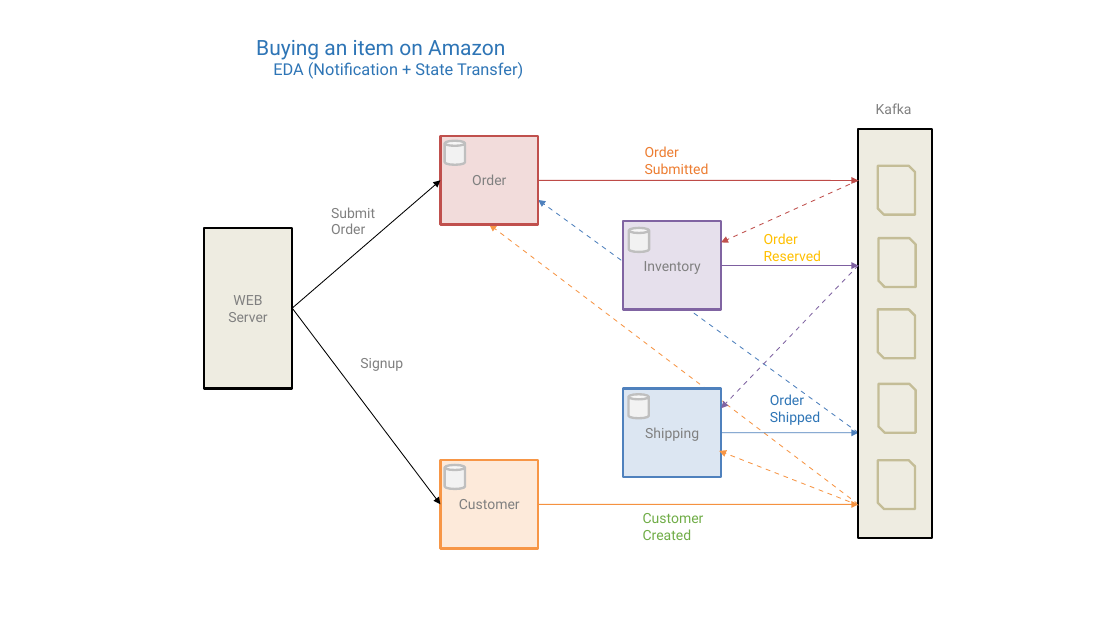
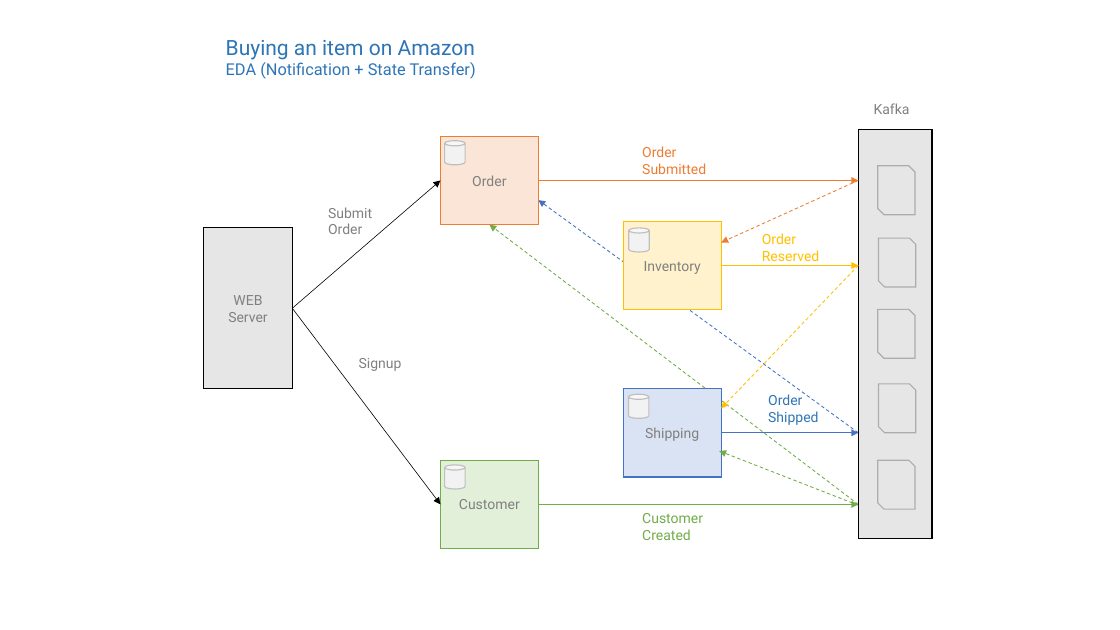
Before and after one commit to michaellif/event-driven-microservices-example, a slide deck: slide 15 of MicroservicesTraining.pptx. Drawn at 1120x630 pixels with LibreOffice and Linux fonts; fonts in the diff are those of the drawing. Boxes give left, top, right and bottom in pixels: in the first picture for what was removed or moved away, otherwise in the second. Text is boxed around its words. In the diff, an @@ line names an element or a change of style, - is before the commit and + after.

```diff
--- a/MicroservicesTraining.pptx
+++ b/MicroservicesTraining.pptx
@@ text "Buying an item on Amazon" rewrapped from box(256, 40, 523, 79) to box(226, 40, 476, 79) @@
@@ rectangle "Order" at box(440, 136, 539, 224): fill #F2DCDB to #FBE5D6; outline #C0504D 2 pt to #ED7D31 1 pt @@
@@ rectangle at box(859, 129, 933, 539): fill #EEECE1 to #E7E6E6; outline #000000 2 pt to #000000 1 pt @@
@@ freeform shape removed at box(292, 181, 440, 308) @@
@@ arrow added from (292, 308) to (440, 181), #000000 0.5 pt @@
@@ freeform shape removed at box(539, 200, 859, 433) @@
@@ freeform shape removed at box(539, 181, 859, 181) @@
@@ arrow added from (859, 433) to (539, 200), #4472C4 0.75 pt dashed @@
@@ arrow added from (539, 181) to (859, 181), #ED7D31 0.5 pt @@
@@ freeform shape removed at box(721, 181, 858, 243) @@
@@ arrow added from (859, 181) to (722, 243), #ED7D31 0.75 pt dashed @@
@@ freeform shape removed at box(490, 224, 859, 504) @@
@@ arrow added from (859, 504) to (490, 224), #70AD47 0.75 pt dashed @@
@@ rectangle "Inventory" at box(623, 221, 722, 309): fill #E6E0EC to #FFF2CC; outline #8064A2 2 pt to #FFC000 1 pt @@
@@ freeform shape removed at box(721, 266, 858, 408) @@
@@ freeform shape removed at box(722, 266, 859, 266) @@
@@ arrow added from (722, 266) to (859, 266), #FFC000 0.5 pt @@
@@ arrow added from (859, 266) to (722, 408), #FFC000 0.75 pt dashed @@
@@ freeform shape removed at box(292, 308, 440, 504) @@
@@ arrow added from (292, 308) to (440, 504), #000000 0.5 pt @@
@@ rectangle "Shipping" at box(623, 389, 722, 477): fill #DCE6F2 to #DAE3F3; outline #4F81BD 2 pt to #4472C4 1 pt @@
@@ freeform shape removed at box(722, 433, 859, 433) @@
@@ arrow added from (722, 433) to (859, 433), #4472C4 0.5 pt @@
@@ rectangle "Customer" at box(440, 460, 539, 549): fill #FDEADA to #E2F0D9; outline #F79646 2 pt to #70AD47 1 pt @@
@@ outline #BFBFBF 2 pt to #BFBFBF 1 pt; proportions changed in 4 elements at box(444, 141, 465, 166), box(629, 228, 649, 252), box(628, 394, 649, 418), box(444, 465, 465, 489) @@
@@ freeform shape removed at box(719, 451, 858, 506) @@
@@ arrow added from (859, 505) to (719, 451), #70AD47 0.75 pt dashed @@
@@ fill #EEECE1 to #E7E6E6; outline #C4BD97 2 pt to #AFABAB 1 pt; proportions changed in 5 elements at box(878, 166, 915, 214), box(879, 239, 916, 287), box(878, 309, 915, 358), box(879, 384, 916, 433), box(878, 460, 915, 509) @@
@@ freeform shape removed at box(539, 504, 859, 504) @@
@@ arrow added from (539, 504) to (859, 504), #70AD47 0.5 pt @@
```
Also in this commit, not shown: 19 other slides changed.
